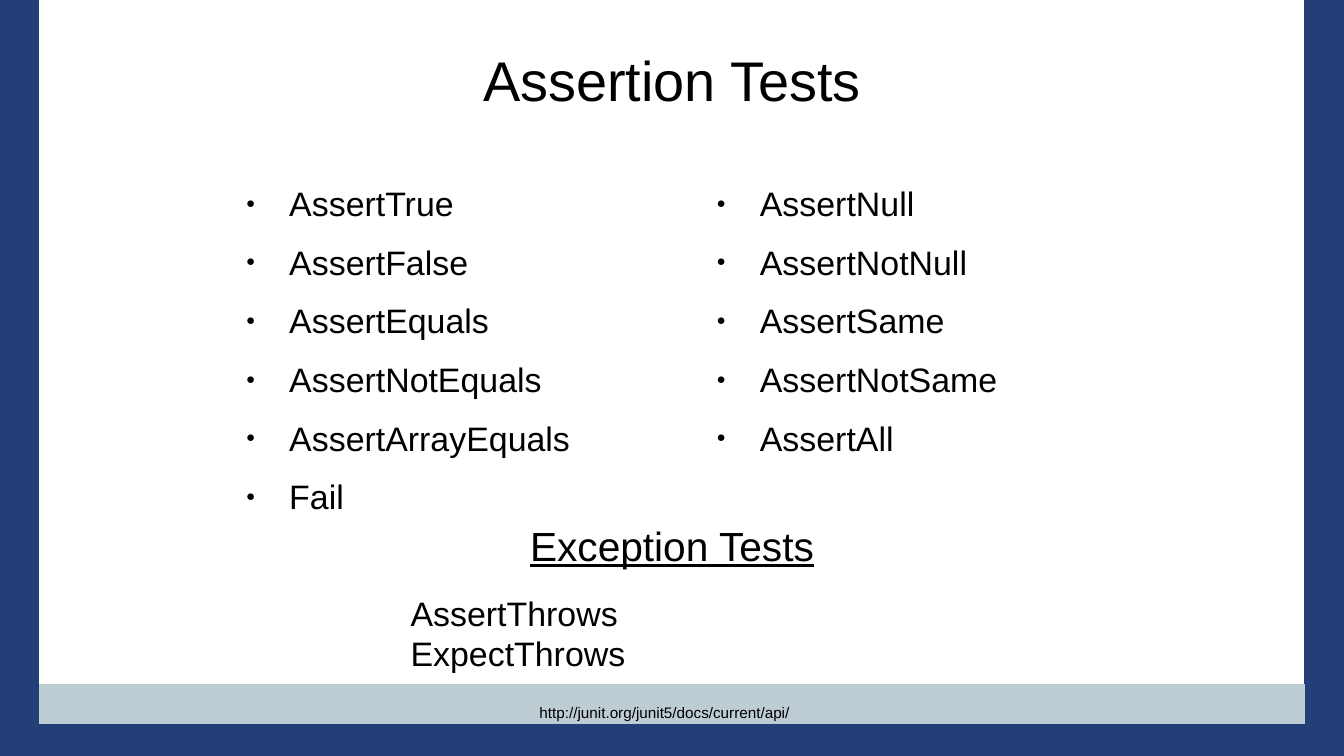
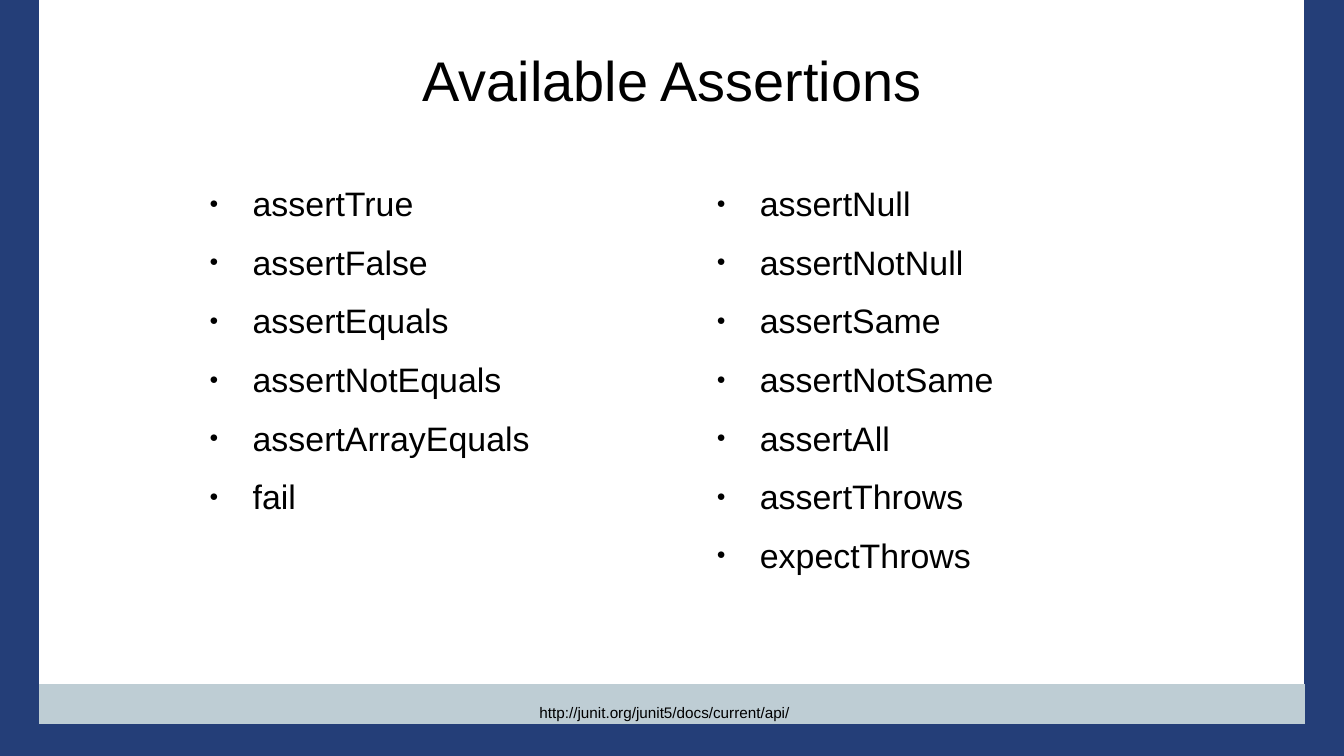
Before and after one commit to PennState/junit5-presentation, a slide deck: slide 25 of src/site/presentation/Junit5_Presentation_JavaOne_2016.odp (slide 21 before the commit). Drawn at 1344x756 pixels with LibreOffice and Linux fonts; fonts in the diff are those of the drawing; background and template pictures are left out. Boxes give left, top, right and bottom in pixels: in the first picture for what was removed or moved away, otherwise in the second. Text is boxed around its words. In the diff, an @@ line names an element or a change of style, - is before the commit and + after.

Commit message:
changes to slides

```diff
--- a/src/site/presentation/Junit5_Presentation_JavaOne_2016.odp
+++ b/src/site/presentation/Junit5_Presentation_JavaOne_2016.odp
@@ title at (422,60,921,102): text changed @@
-Assertion Tests
+Available Assertions
@@ text at (253,192,530,510): text changed @@
-● AssertTrue
-● AssertFalse
-● AssertEquals
-● AssertNotEquals
-● AssertArrayEquals
-● Fail
+● assertTrue
+● assertFalse
+● assertEquals
+● assertNotEquals
+● assertArrayEquals
+● fail
@@ text at (760,191,994,575): text changed @@
-● AssertNull
-● AssertNotNull
-● AssertSame
-● AssertNotSame
-● AssertAll
+● assertNull
+● assertNotNull
+● assertSame
+● assertNotSame
+● assertAll
+● assertThrows
+● expectThrows
@@ title removed at (530,531,814,568) @@
-Exception Tests
@@ text removed at (411,601,626,673) @@
-AssertThrows ExpectThrows
```
Also in this commit, not shown: 46 other slides changed, 18 slides added, 8 slides removed.
